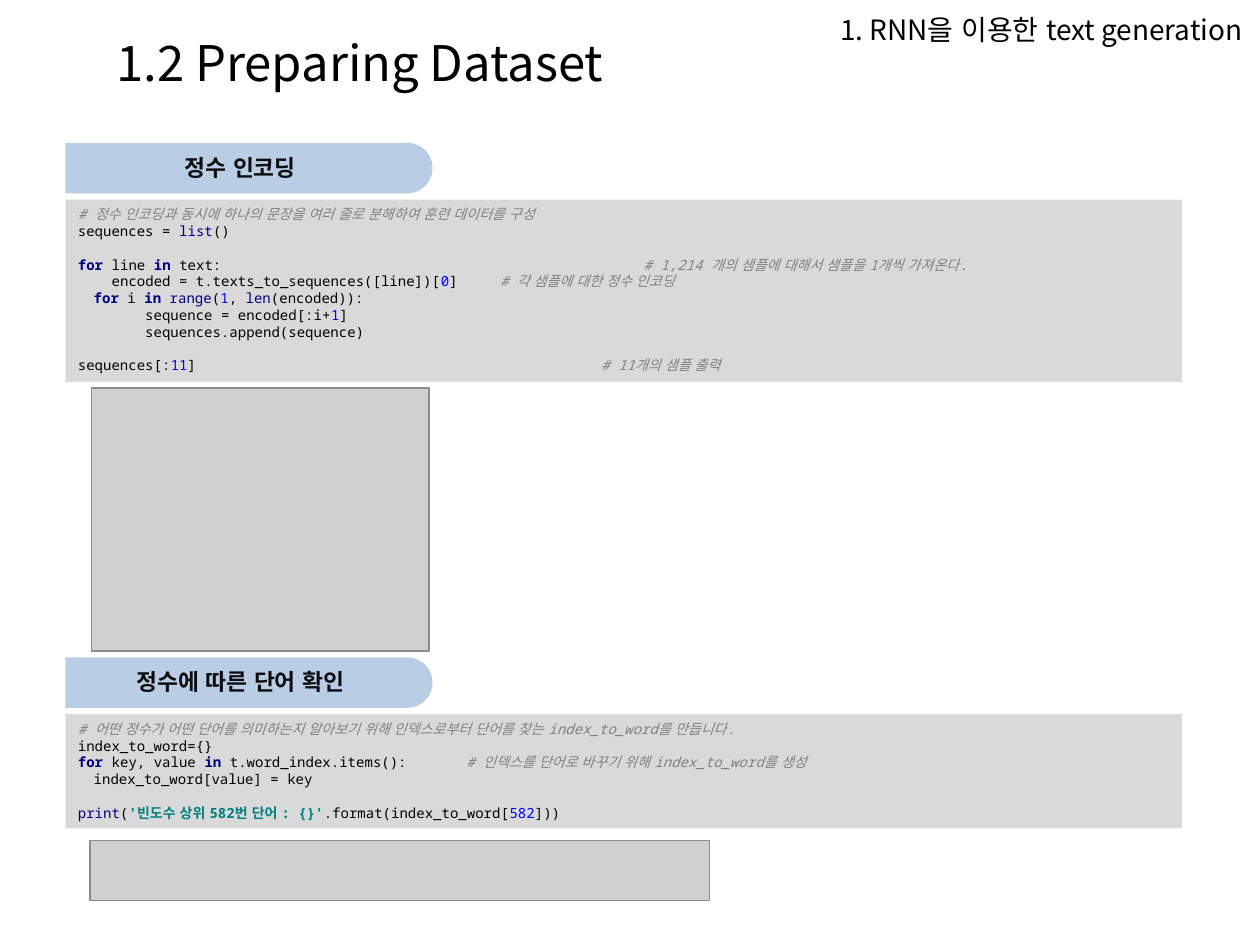
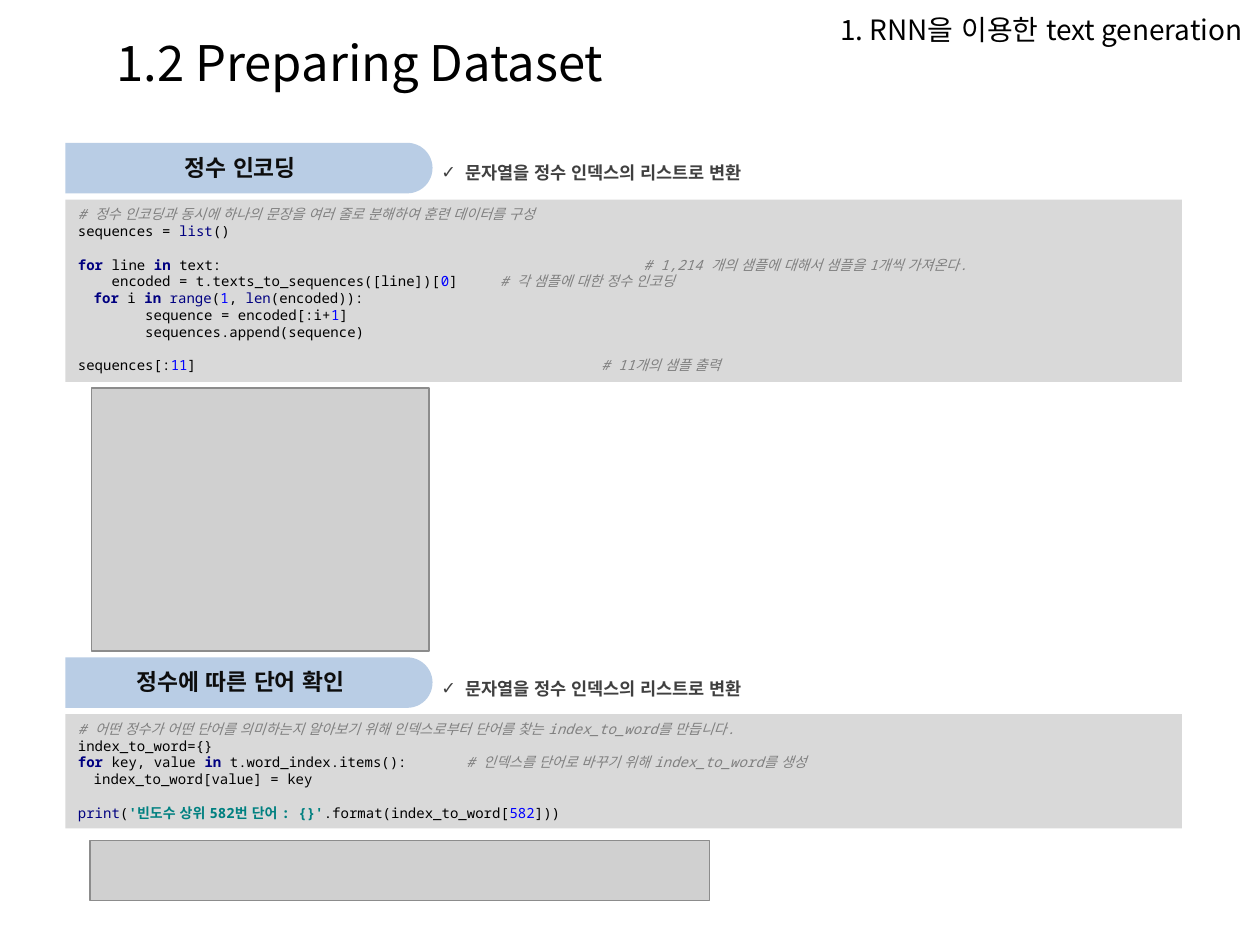
Before and after one commit to Heechul90/Tensorflow_RNN, a slide deck: slide 7 of text_generation/text_generation.pptx. Drawn at 1260x945 pixels with LibreOffice and Linux fonts; fonts in the diff are those of the drawing; grey boxes stand for pictures; background and template pictures are left out. Boxes give left, top, right and bottom in pixels: in the first picture for what was removed or moved away, otherwise in the second. Text is boxed around its words. In the diff, an @@ line names an element or a change of style, - is before the commit and + after.

```diff
--- a/text_generation/text_generation.pptx
+++ b/text_generation/text_generation.pptx
@@ text added at <box>465,164,741,181</box>, 10 pt, text #404040, bold @@
+✓ 문자열을 정수 인덱스의 리스트로 변환
@@ text added at <box>465,680,741,697</box>, 10 pt, text #404040, bold @@
+✓ 문자열을 정수 인덱스의 리스트로 변환
```
Also in this commit, not shown: 8 other slides changed, 2 slides added, 6 slides removed, 1 other file.
